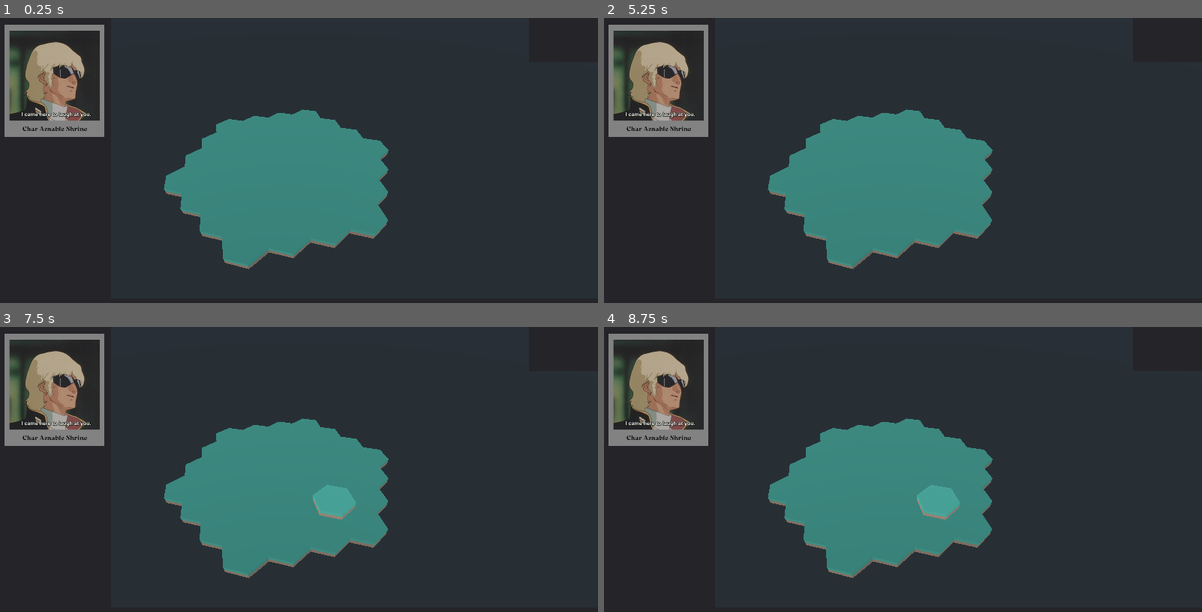
Above: before the commit, frames 1-4 (two rows, left to right).
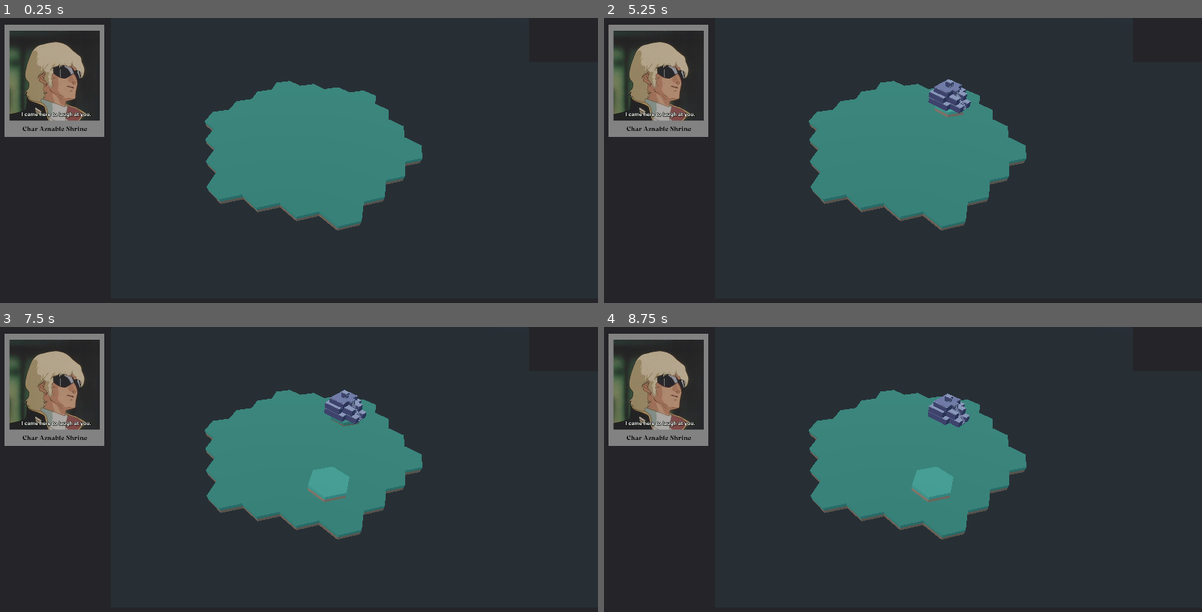
Above: after the commit, the same moments.

Repository: SudoCat/LDJAM51
Game: Godot game, scene res://scenes/grid.tscn
Two runs of this game, one before a commit and one after it. Both use one fixed random seed, a clock stepped at 60 frames per second and the inputs below.
Inputs (mouse positions are in pixels of both pictures, inside the frame that each line leads up to):
- Up to frame 1 (0.25 s): no input
- Up to frame 2 (5.25 s): click (657, 80) at 0.5 s; click (657, 80) at 1.25 s; click (657, 80) at 2 s; tap Enter at 2.75, 4.25 s; move the mouse to (1034, 169) at 2.77 s; click (1034, 169) at 2.92 s; tap Space at 3.5, 5 s; move the mouse to (783, 203) at 3.52 s; click (783, 203) at 3.67 s; move the mouse to (962, 112) at 4.27 s; click (962, 112) at 4.42 s; move the mouse to (873, 254) at 5.02 s; click (873, 254) at 5.17 s
- Up to frame 3 (7.5 s): tap Enter at 5.75 s; move the mouse to (478, 546) at 5.77 s; click (478, 546) at 5.92 s; tap Space at 6.5 s; move the mouse to (119, 443) at 6.52 s; click (119, 443) at 6.67 s; move the mouse to (328, 495) at 7.27 s; click (328, 495) at 7.42 s
- Up to frame 4 (8.75 s): move the mouse to (813, 412) at 8.02 s; click (813, 412) at 8.17 s

The runs differ from the first frame. In frame 1, 9.4% of the frame differs, in the area x 27-71%, y 22-89%; in frame 2, 9.6%; in frame 3, 10%; in frame 4, 10%.

Commit message:
improve camera position

Diff:
--- a/scenes/grid.tscn
+++ b/scenes/grid.tscn
@@ -12,7 +12,7 @@
 script = ExtResource( 1 )
 
 [node name="Camera" type="Camera" parent="."]
-transform = Transform( 0.707107, -0.5, 0.5, 0, 0.707107, 0.707107, -0.707107, -0.5, 0.5, 14.9778, 10, 12.8963 )
+transform = Transform( -0.707107, -0.541675, 0.45452, 0, 0.642788, 0.766044, -0.707107, 0.541675, -0.45452, 15.3177, 10, -3.29369 )
 
 [node name="Player" parent="." instance=ExtResource( 2 )]
 
